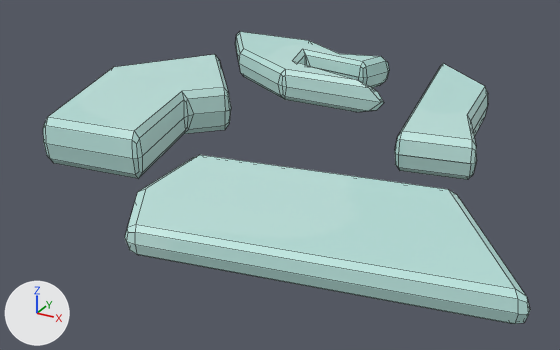
The FBX model Assets/Arts/Envi/Modular/Mod_Glassbreak_03.fbx as it was, and as the next commit left it.
Before and after are seen from a camera (50 mm lens) standing at (0.474, -0.953, 0.418) and looking at (-0.02, -0.054, -0.031). The axes (+X, +Y, +Z) are drawn at lower left. The lights are the same throughout. The older version comes first. Mesh edges are drawn as thin lines. Where no turn or scale is listed for an object, it has been applied to the vertices.

In view in the first picture: 'Mod_Glassbreak_03'.
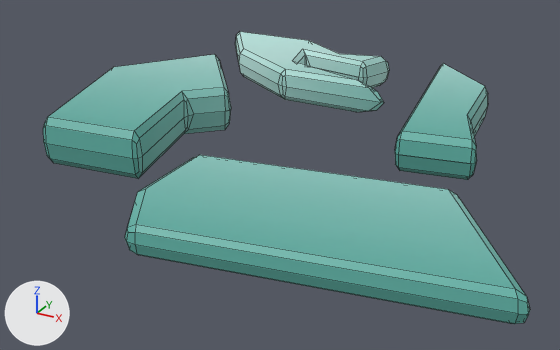
Pixel boxes [x1, y1, x2, y2] of what changed, in the pictures (560 x 350 px):
'Mod_Glassbreak_03', surface changed (darker): [43, 32, 530, 324] in both

What changed in the scene script:
```text
Add img_tex_env_png:
    img_tex_env_png = load_image('Tex_Env.png', '../Texture/Tex_Env.png', 1024, 1024, 'sRGB')
Change mat_tex_env:
    mat_tex_env.texture: img_texture_atlas_environment_png -> img_tex_env_png
```
